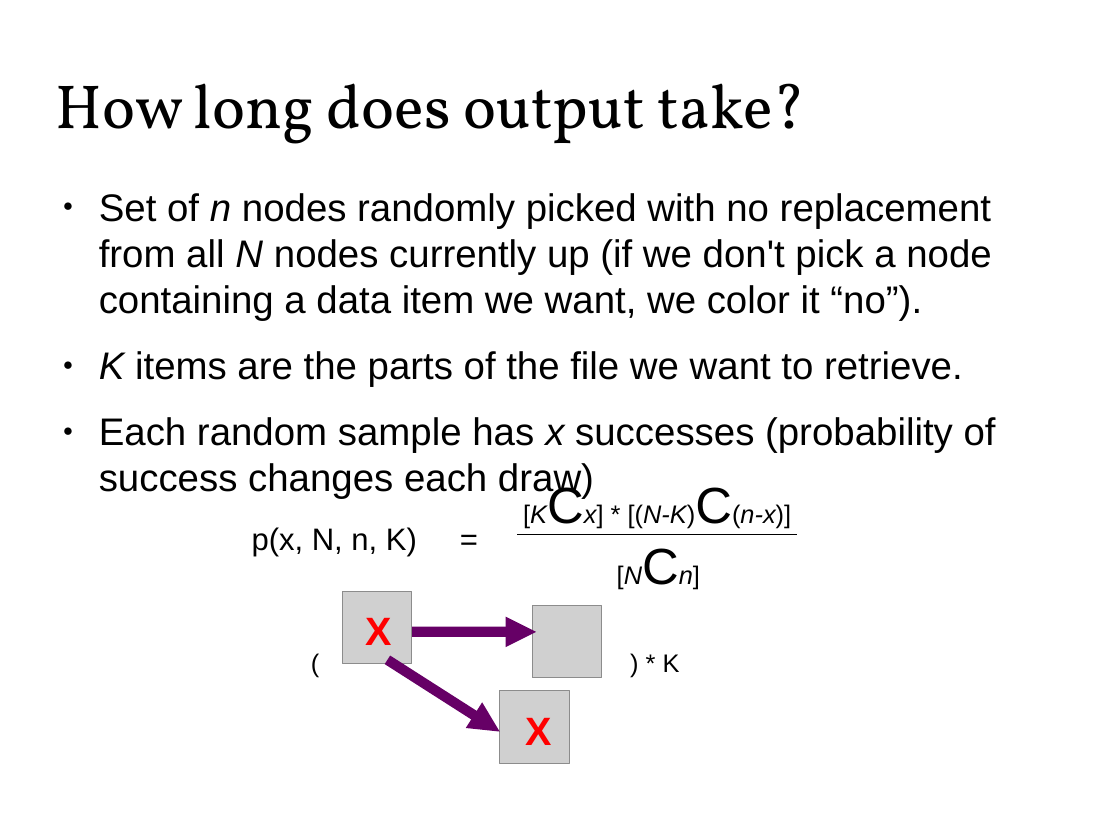
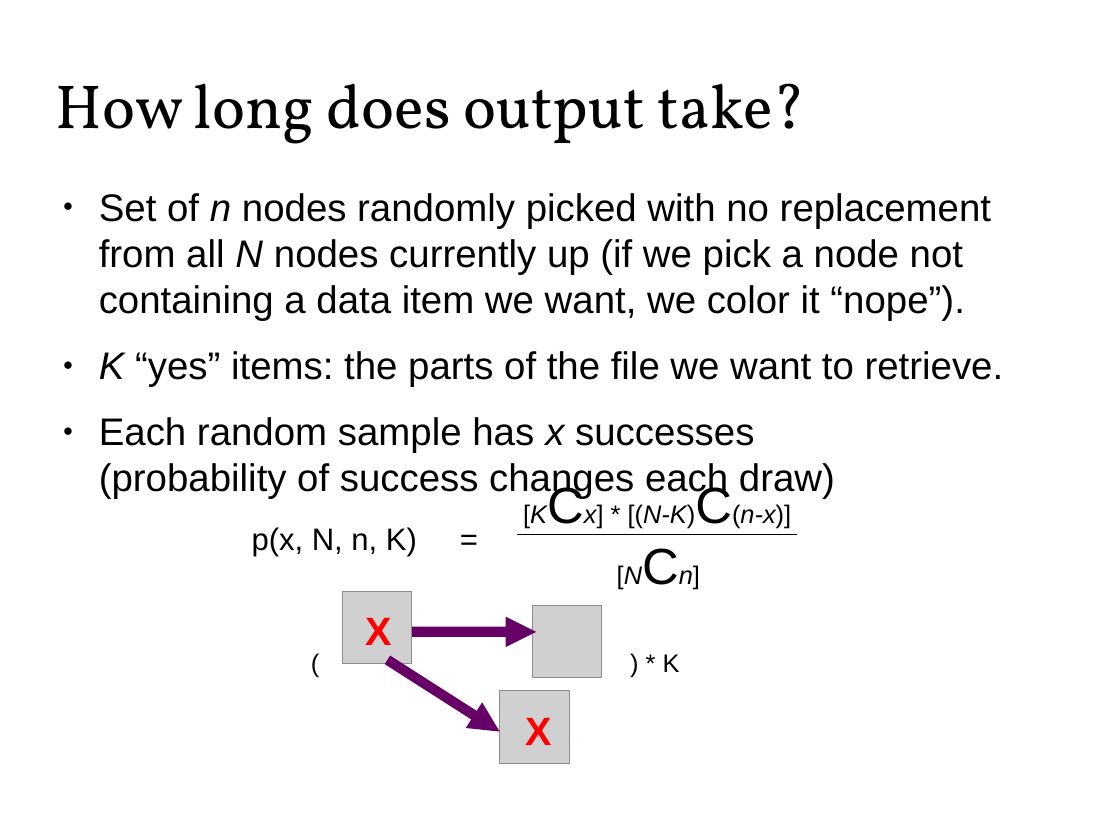
Before and after one commit to Zandrr/phonebook.js, a slide deck: slide 15 of documentation/ecen5013_presentation.odp. Drawn at 1120x840 pixels with LibreOffice and Linux fonts; fonts in the diff are those of the drawing; grey boxes stand for pictures. Boxes give left, top, right and bottom in pixels: in the first picture for what was removed or moved away, otherwise in the second. Text is boxed around its words. In the diff, an @@ line names an element or a change of style, - is before the commit and + after.

```diff
--- a/documentation/ecen5013_presentation.odp
+++ b/documentation/ecen5013_presentation.odp
@@ text at (x1=99, y1=193, x2=1004, y2=387): text changed @@
-● Set of n nodes randomly picked with no replacement from all N nodes currently up (if we don't pick a node containing a data item we want, we color it “no”).
-● K items are the parts of the file we want to retrieve.
+● Set of n nodes randomly picked with no replacement from all N nodes currently up (if we pick a node not containing a data item we want, we color it “nope”).
+● K “yes” items: the parts of the file we want to retrieve.
```
Also in this commit, not shown: 6 other slides changed, 1 other file.
